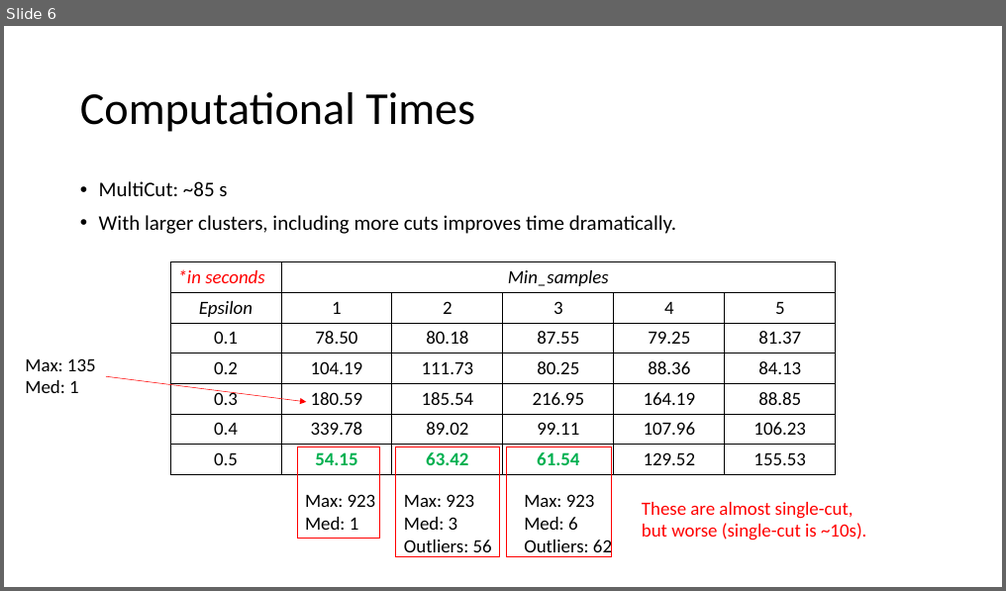
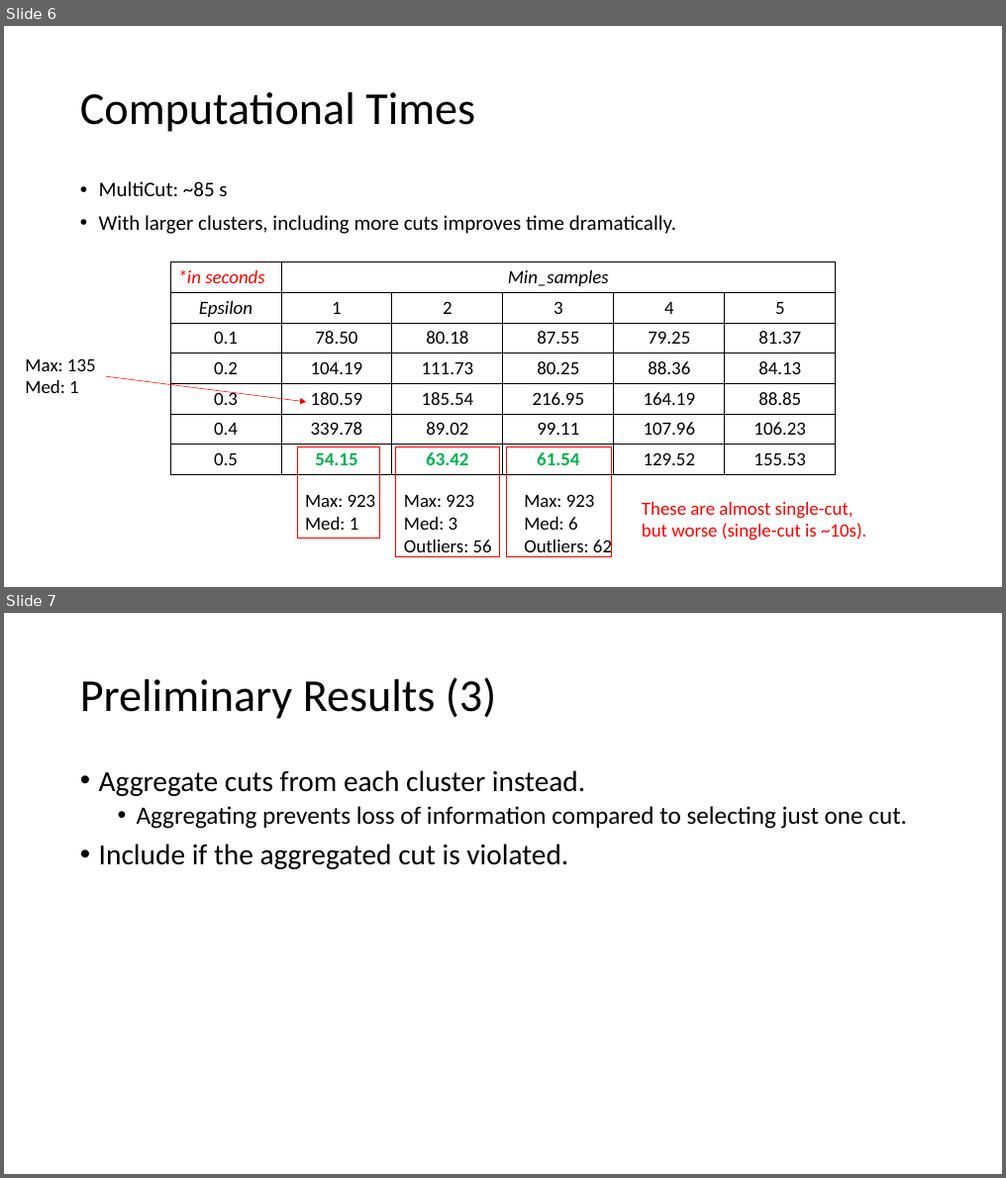
Before and after one commit to parkjan4/SPRO_project, a slide deck: preliminary_results.pptx. Shown one above the other, each under a label of ours: slide 6 before the commit, slides 6 and 7 after it. The pictures are 1006x591 and 1006x1178 pixels, drawn with LibreOffice and Linux fonts; fonts in the diff are those of the drawing. Boxes give left, top, right and bottom in pixels: in the first picture for what was removed or moved away, otherwise in the second. Text is boxed around its words. In the diff, an @@ line names an element or a change of style, - is before the commit and + after.

```diff
--- a/preliminary_results.pptx
+++ b/preliminary_results.pptx
@@ slide 7 added at bbox=[4, 613, 1002, 1174], background #FFFFFF @@
@@ title added at bbox=[80, 677, 496, 719], 44 pt, text #000000 @@
+Preliminary Results (3)
@@ text added at bbox=[99, 770, 907, 869], 28 pt, text #000000 @@
+• Aggregate cuts from each cluster instead.
+  • Aggregating prevents loss of information compared to selecting just one cut.
+• Include if the aggregated cut is violated.
```
Also in this commit, not shown: 10 other slides added, 6 other files.
